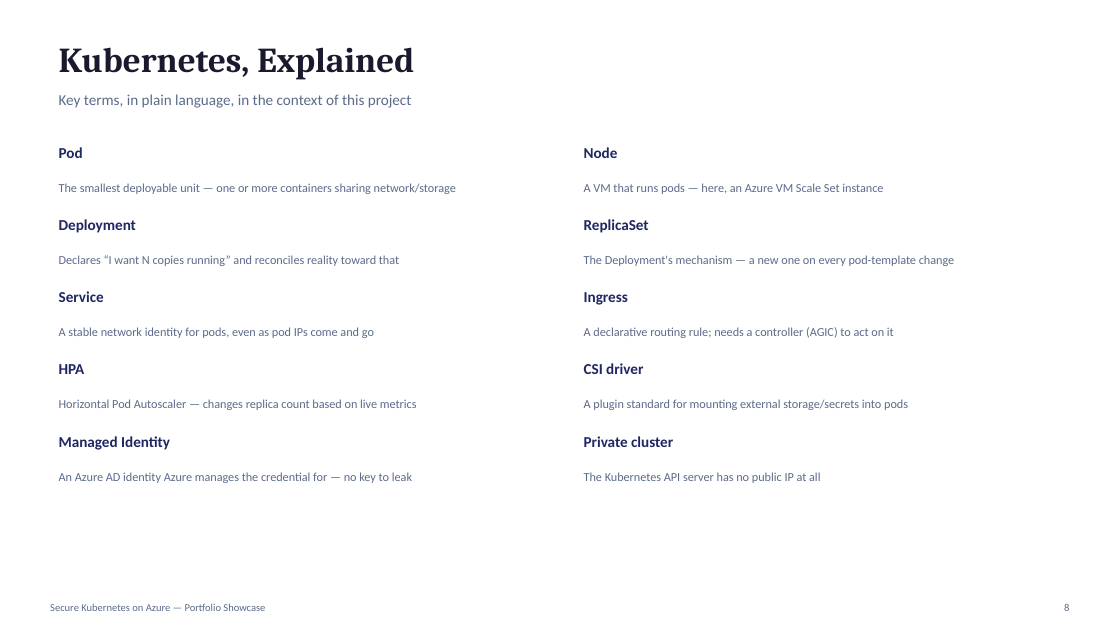
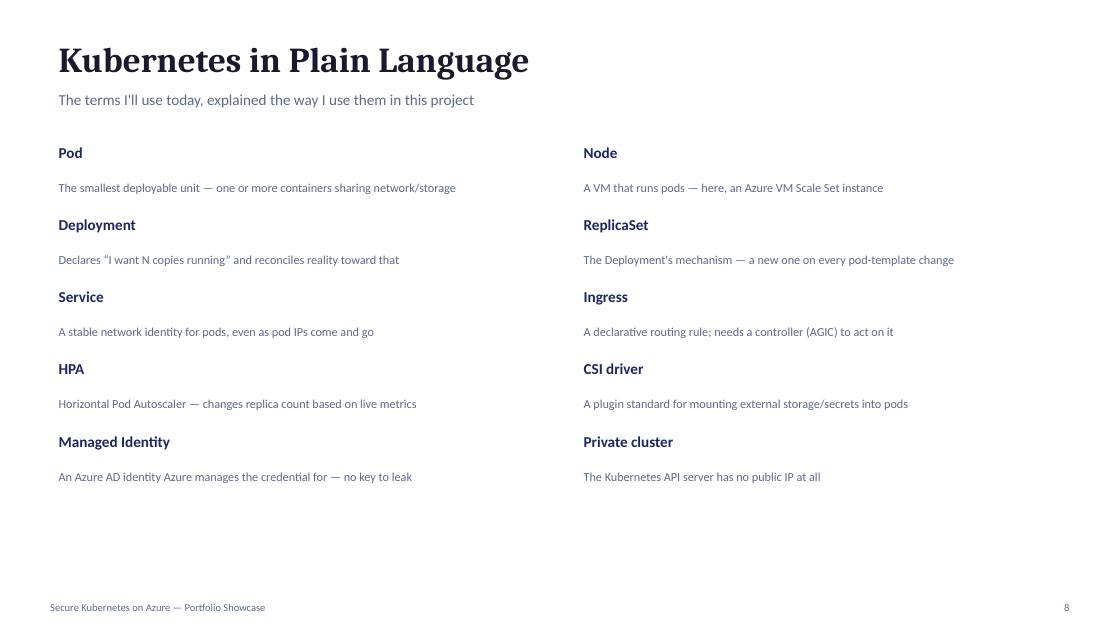
Before and after one commit to sufideen/az-ent-sec-dashboard, a slide deck: slide 8 of docs/webplat-kubernetes-showcase.pptx. Drawn at 1120x630 pixels with LibreOffice and Linux fonts; fonts in the diff are those of the drawing. Boxes give left, top, right and bottom in pixels: in the first picture for what was removed or moved away, otherwise in the second. Text is boxed around its words. In the diff, an @@ line names an element or a change of style, - is before the commit and + after.

```diff
--- a/docs/webplat-kubernetes-showcase.pptx
+++ b/docs/webplat-kubernetes-showcase.pptx
@@ text at <box>59,47,529,80</box>: text changed @@
-Kubernetes, Explained
+Kubernetes in Plain Language
@@ text at <box>59,94,475,108</box>: text changed @@
-Key terms, in plain language, in the context of this project
+The terms I'll use today, explained the way I use them in this project
```
Also in this commit, not shown: 10 other slides changed, 4 other files.
